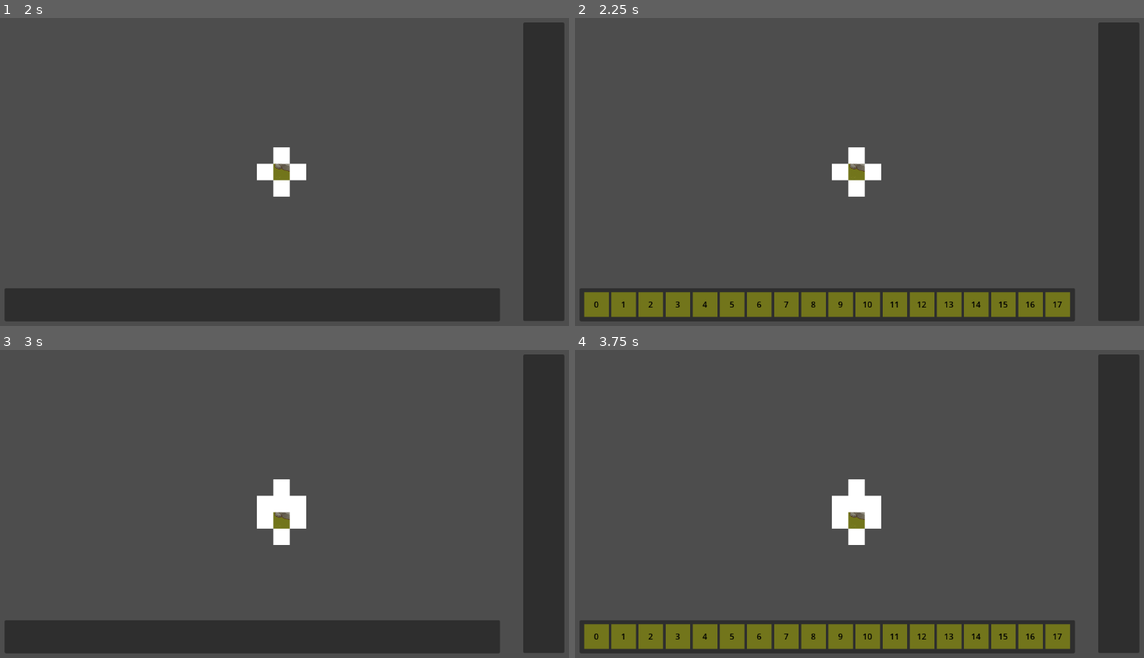
Above: before the commit, frames 1-4 (two rows, left to right).
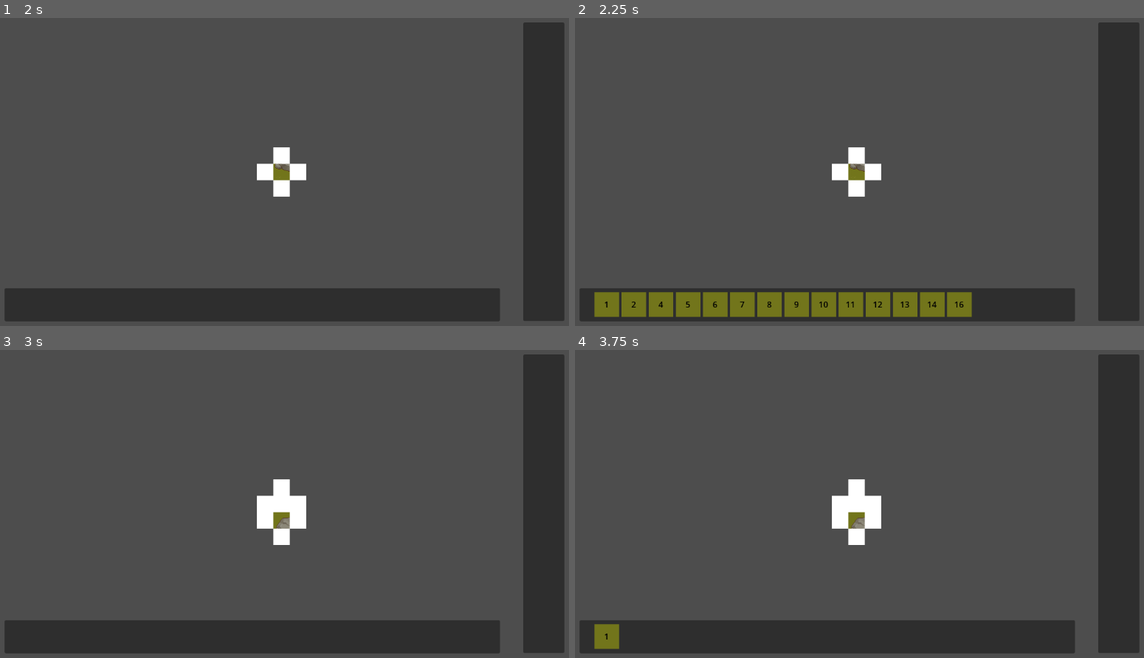
Above: after the commit, the same moments.

Repository: Sketh14/WaveFuncCollapse
Game: Godot game, scene res://Scenes/Main01.tscn
The game is run twice, just before and just after one commit, with the same random seed, the same clock (stepped at 60 frames per second) and the same inputs.
Inputs (mouse positions are in pixels of both pictures, inside the frame that each line leads up to):
- Up to frame 1 (2 s): tap Enter at 0.5 s; press the mouse at (278, 172) at 0.53 s; release the mouse at (278, 172) at 1.25 s; click (22, 304) at 1.27 s
- Up to frame 2 (2.25 s): tap Space at 2 s; move the mouse to (853, 187) at 2.02 s; click (853, 187) at 2.1 s
- Up to frame 3 (3 s): click (22, 636) at 2.77 s
- Up to frame 4 (3.75 s): tap Enter at 3.5 s; move the mouse to (853, 488) at 3.52 s; press the mouse at (853, 488) at 3.53 s

Frame 1 is identical in both runs. In frame 2, 2.7% of the frame differs, in the area x 1-88%, y 88-98%; in frame 3, 0.1%; in frame 4, 6.2%, in the area x 1-88%, y 52-98%.

Commit message:
TIle Fixes | Bug fix
- Fixing Tile Values
	(-) Fixing Adjacency lists
	(-) Fixing Socket Values
- WaveFunctionCollapse
	(-) [BUG FIX] Fixing index calculation for 1D Map array

Diff:
--- a/Prefab/Tile/Big_Rock/BR_TilePrefab1.tscn
+++ b/Prefab/Tile/Big_Rock/BR_TilePrefab1.tscn
@@ -25,12 +25,12 @@
 script = ExtResource("4_3lal4")
 posX = 46
 negX = 48
-posY = 47
-negY = 45
+posY = 45
+negY = 47
 adjPosX = Array[int]([60])
 adjNegX = Array[int]([54, 58, 62, 66, 2, 6, 10, 14, 18, 22, 26, 30, 34, 38, 42])
-adjPosY = Array[int]([49, 53, 1, 5, 9, 13, 17, 21, 25, 29, 33, 37, 41, 61])
-adjNegY = Array[int]([51])
+adjPosY = Array[int]([51])
+adjNegY = Array[int]([49, 53, 1, 5, 9, 13, 17, 21, 25, 29, 33, 37, 41, 61])
 
 [node name="Area2D" type="Area2D" parent="."]
 visible = false
--- a/Prefab/Tile/Big_Rock/BR_TilePrefab2.tscn
+++ b/Prefab/Tile/Big_Rock/BR_TilePrefab2.tscn
@@ -25,12 +25,12 @@
 script = ExtResource("4_pao6q")
 posX = 50
 negX = 52
-posY = 51
-negY = 49
+posY = 49
+negY = 51
 adjPosX = Array[int]([56])
 adjNegX = Array[int]([54, 58, 62, 66, 2, 6, 10, 14, 18, 22, 26, 30, 34, 38, 42])
-adjPosY = Array[int]([45])
-adjNegY = Array[int]([47, 59, 67, 3, 7, 11, 15, 19, 23, 27, 31, 35, 39, 43])
+adjPosY = Array[int]([47, 59, 67, 3, 7, 11, 15, 19, 23, 27, 31, 35, 39, 43])
+adjNegY = Array[int]([45])
 
 [node name="Area2D" type="Area2D" parent="."]
 visible = false
--- a/Prefab/Tile/Big_Rock/BR_TilePrefab3.tscn
+++ b/Prefab/Tile/Big_Rock/BR_TilePrefab3.tscn
@@ -25,12 +25,12 @@
 script = ExtResource("4_brokv")
 posX = 54
 negX = 56
-posY = 55
-negY = 53
+posY = 53
+negY = 55
 adjPosX = Array[int]([48, 52, 64, 68, 4, 8, 12, 16, 20, 24, 28, 32, 36, 40, 44])
 adjNegX = Array[int]([50])
-adjPosY = Array[int]([57])
-adjNegY = Array[int]([47, 59, 67, 3, 7, 11, 15, 19, 23, 27, 31, 35, 39, 43])
+adjPosY = Array[int]([47, 59, 67, 3, 7, 11, 15, 19, 23, 27, 31, 35, 39, 43])
+adjNegY = Array[int]([57])
 
 [node name="Area2D" type="Area2D" parent="."]
 visible = false
--- a/Prefab/Tile/Big_Rock/BR_TilePrefab4.tscn
+++ b/Prefab/Tile/Big_Rock/BR_TilePrefab4.tscn
@@ -25,12 +25,12 @@
 script = ExtResource("4_8tk1x")
 posX = 58
 negX = 60
-posY = 59
-negY = 57
+posY = 57
+negY = 59
 adjPosX = Array[int]([48, 52, 64, 68, 4, 8, 12, 16, 20, 24, 28, 32, 36, 40, 44])
 adjNegX = Array[int]([46])
-adjPosY = Array[int]([49, 53, 61, 1, 5, 9, 13, 17, 21, 25, 29, 33, 37, 41])
-adjNegY = Array[int]([55])
+adjPosY = Array[int]([55])
+adjNegY = Array[int]([49, 53, 61, 1, 5, 9, 13, 17, 21, 25, 29, 33, 37, 41])
 
 [node name="Area2D" type="Area2D" parent="."]
 visible = false
--- a/Prefab/Tile/Grass/Gr_TilePrefab1.tscn
+++ b/Prefab/Tile/Grass/Gr_TilePrefab1.tscn
@@ -19,8 +19,8 @@
 script = ExtResource("3_v8v4x")
 posX = 2
 negX = 4
-posY = 3
-negY = 1
+posY = 1
+negY = 3
 adjPosX = Array[int]([48, 52, 64, 68, 4, 8, 12, 16, 20, 24, 28, 32, 36, 40, 44])
 adjNegX = Array[int]([54, 58, 62, 66, 2, 6, 10, 14, 18, 22, 26, 30, 34, 38, 42])
 adjPosY = Array[int]([49, 53, 61, 1, 5, 9, 13, 17, 21, 25, 29, 33, 37, 41])
--- a/Prefab/Tile/Grass/Gr_TilePrefab2.tscn
+++ b/Prefab/Tile/Grass/Gr_TilePrefab2.tscn
@@ -19,8 +19,8 @@
 script = ExtResource("3_qcvs6")
 posX = 6
 negX = 8
-posY = 7
-negY = 5
+posY = 5
+negY = 7
 adjPosX = Array[int]([48, 52, 64, 68, 4, 8, 12, 16, 20, 24, 28, 32, 36, 40, 44])
 adjNegX = Array[int]([54, 58, 62, 66, 2, 6, 10, 14, 18, 22, 26, 30, 34, 38, 42])
 adjPosY = Array[int]([49, 53, 61, 1, 5, 9, 13, 17, 21, 25, 29, 33, 37, 41])
--- a/Prefab/Tile/Grass/Gr_TilePrefab3.tscn
+++ b/Prefab/Tile/Grass/Gr_TilePrefab3.tscn
@@ -19,8 +19,8 @@
 script = ExtResource("3_obrh8")
 posX = 10
 negX = 12
-posY = 11
-negY = 9
+posY = 9
+negY = 11
 adjPosX = Array[int]([48, 52, 64, 68, 4, 8, 12, 16, 20, 24, 28, 32, 36, 40, 44])
 adjNegX = Array[int]([54, 58, 62, 66, 2, 6, 10, 14, 18, 22, 26, 30, 34, 38, 42])
 adjPosY = Array[int]([49, 53, 61, 1, 5, 9, 13, 17, 21, 25, 29, 33, 37, 41])
--- a/Prefab/Tile/Grass/Gr_TilePrefab4.tscn
+++ b/Prefab/Tile/Grass/Gr_TilePrefab4.tscn
@@ -19,8 +19,8 @@
 script = ExtResource("3_47ah3")
 posX = 14
 negX = 16
-posY = 15
-negY = 13
+posY = 13
+negY = 15
 adjPosX = Array[int]([48, 52, 64, 68, 4, 8, 12, 16, 20, 24, 28, 32, 36, 40, 44])
 adjNegX = Array[int]([54, 58, 62, 66, 2, 6, 10, 14, 18, 22, 26, 30, 34, 38, 42])
 adjPosY = Array[int]([49, 53, 61, 1, 5, 9, 13, 17, 21, 25, 29, 33, 37, 41])
--- a/Prefab/Tile/Objects/Ob_TilePrefab1.tscn
+++ b/Prefab/Tile/Objects/Ob_TilePrefab1.tscn
@@ -25,8 +25,8 @@
 script = ExtResource("3_3v3jg")
 posX = 26
 negX = 28
-posY = 27
-negY = 25
+posY = 25
+negY = 27
 adjPosX = Array[int]([48, 52, 64, 68, 4, 8, 12, 16, 20, 24, 28, 32, 36, 40, 44])
 adjNegX = Array[int]([54, 58, 62, 66, 2, 6, 10, 14, 18, 22, 26, 30, 34, 38, 42])
 adjPosY = Array[int]([49, 53, 61, 1, 5, 9, 13, 17, 21, 25, 29, 33, 37, 41])
--- a/Prefab/Tile/Objects/Ob_TilePrefab2.tscn
+++ b/Prefab/Tile/Objects/Ob_TilePrefab2.tscn
@@ -25,8 +25,8 @@
 script = ExtResource("4_j1yl7")
 posX = 30
 negX = 32
-posY = 31
-negY = 29
+posY = 29
+negY = 31
 adjPosX = Array[int]([48, 52, 64, 68, 4, 8, 12, 16, 20, 24, 28, 32, 36, 40, 44])
 adjNegX = Array[int]([54, 58, 62, 66, 2, 6, 10, 14, 18, 22, 26, 30, 34, 38, 42])
 adjPosY = Array[int]([49, 53, 61, 1, 5, 9, 13, 17, 21, 25, 29, 33, 37, 41])
--- a/Prefab/Tile/Path/Pt_TilePrefab1.tscn
+++ b/Prefab/Tile/Path/Pt_TilePrefab1.tscn
@@ -19,8 +19,8 @@
 script = ExtResource("3_utnnk")
 posX = 22
 negX = 24
-posY = 23
-negY = 21
+posY = 21
+negY = 23
 adjPosX = Array[int]([48, 52, 64, 68, 4, 8, 12, 16, 20, 24, 28, 32, 36, 40, 44])
 adjNegX = Array[int]([54, 58, 62, 66, 2, 6, 10, 14, 18, 22, 26, 30, 34, 38, 42])
 adjPosY = Array[int]([49, 53, 61, 1, 5, 9, 13, 17, 21, 25, 29, 33, 37, 41])
--- a/Prefab/Tile/Path/Pt_TilePrefab2.tscn
+++ b/Prefab/Tile/Path/Pt_TilePrefab2.tscn
@@ -19,8 +19,8 @@
 script = ExtResource("3_uaa1h")
 posX = 18
 negX = 20
-posY = 19
-negY = 17
+posY = 17
+negY = 19
 adjPosX = Array[int]([48, 52, 64, 68, 4, 8, 12, 16, 20, 24, 28, 32, 36, 40, 44])
 adjNegX = Array[int]([54, 58, 62, 66, 2, 6, 10, 14, 18, 22, 26, 30, 34, 38, 42])
 adjPosY = Array[int]([49, 53, 61, 1, 5, 9, 13, 17, 21, 25, 29, 33, 37, 41])
--- a/Prefab/Tile/Rocks/Roc_TilePrefab1.tscn
+++ b/Prefab/Tile/Rocks/Roc_TilePrefab1.tscn
@@ -25,8 +25,8 @@
 script = ExtResource("4_ifaak")
 posX = 34
 negX = 36
-posY = 35
-negY = 33
+posY = 33
+negY = 35
 adjPosX = Array[int]([48, 52, 64, 68, 4, 8, 12, 16, 20, 24, 28, 32, 36, 40, 44])
 adjNegX = Array[int]([54, 58, 62, 66, 2, 6, 10, 14, 18, 22, 26, 30, 34, 38, 42])
 adjPosY = Array[int]([49, 53, 61, 1, 5, 9, 13, 17, 21, 25, 29, 33, 37, 41])
--- a/Prefab/Tile/Rocks/Roc_TilePrefab2.tscn
+++ b/Prefab/Tile/Rocks/Roc_TilePrefab2.tscn
@@ -35,8 +35,8 @@
 script = ExtResource("4_wb58q")
 posX = 38
 negX = 40
-posY = 39
-negY = 37
+posY = 37
+negY = 39
 adjPosX = Array[int]([48, 52, 64, 68, 4, 8, 12, 16, 20, 24, 28, 32, 36, 40, 44])
 adjNegX = Array[int]([54, 58, 62, 66, 2, 6, 10, 14, 18, 22, 26, 30, 34, 38, 42])
 adjPosY = Array[int]([49, 53, 61, 1, 5, 9, 13, 17, 21, 25, 29, 33, 37, 41])
--- a/Prefab/Tile/Rocks/Roc_TilePrefab3.tscn
+++ b/Prefab/Tile/Rocks/Roc_TilePrefab3.tscn
@@ -25,8 +25,8 @@
 script = ExtResource("4_coyxh")
 posX = 42
 negX = 44
-posY = 43
-negY = 41
+posY = 41
+negY = 43
 adjPosX = Array[int]([48, 52, 64, 68, 4, 8, 12, 16, 20, 24, 28, 32, 36, 40, 44])
 adjNegX = Array[int]([54, 58, 62, 66, 2, 6, 10, 14, 18, 22, 26, 30, 34, 38, 42])
 adjPosY = Array[int]([49, 53, 61, 1, 5, 9, 13, 17, 21, 25, 29, 33, 37, 41])
--- a/Prefab/Tile/Tomb/Tmb_TilePrefab1.tscn
+++ b/Prefab/Tile/Tomb/Tmb_TilePrefab1.tscn
@@ -25,8 +25,8 @@
 script = ExtResource("4_6kjy6")
 posX = 66
 negX = 68
-posY = 67
-negY = 65
+posY = 65
+negY = 67
 adjPosX = Array[int]([48, 52, 4, 8, 12, 16, 68, 20, 24, 28, 32, 36, 40, 44])
 adjNegX = Array[int]([54, 58, 2, 6, 10, 14, 18, 22, 26, 30, 34, 38, 42, 66])
 adjPosY = Array[int]([49, 53, 1, 5, 9, 13, 17, 21, 25, 29, 33, 37, 41])
--- a/Prefab/Tile/Tomb/Tmb_TilePrefab2.tscn
+++ b/Prefab/Tile/Tomb/Tmb_TilePrefab2.tscn
@@ -25,8 +25,8 @@
 script = ExtResource("4_ycm7p")
 posX = 62
 negX = 64
-posY = 63
-negY = 61
+posY = 61
+negY = 63
 adjPosX = Array[int]([48, 52, 4, 8, 12, 16, 64, 20, 24, 28, 32, 36, 40, 44])
 adjNegX = Array[int]([54, 58, 2, 6, 10, 14, 18, 22, 26, 30, 34, 38, 42, 62])
 adjPosY = Array[int]([65])
--- a/Scripts/Controllers/SuperTileController.gd
+++ b/Scripts/Controllers/SuperTileController.gd
@@ -20,4 +20,4 @@
 	if (event is InputEventMouseButton && event.is_action_pressed("Clicked")):
 		# tilePanelController.selectedSuperTileIndex = superTileIndex
 		tilePanelController.set_tiles_in_panel_from_list(self)
-		# print("Set Super Tile index : ", superTileIndex)
+		print("Super Tile Clicked | superTileXCoOrd : ", superTileXCoOrd, " | superTileYCoOrd : ", superTileYCoOrd)
--- a/Scripts/WaveFunctionCollapse.gd
+++ b/Scripts/WaveFunctionCollapse.gd
@@ -106,8 +106,9 @@
 
 		# if (listVal > -1):
 		# 	var socCont = tilePrefabsList[listVal].socketContainer
-		# 	debugPrint = "Removed | Index [" + str(i) + "] | PosX : " + str(socCont.posX) + " | PosY : " + str(socCont.posY) + "| NegX : " + str(socCont.negX) + "| NegY : " + str(socCont.negY)
-		# 	print(debugPrint)
+		# 	print("Removed | Index [" + str(i) + "] | PosX : " + str(socCont.posX)
+		# 			+ " | PosY : " + str(socCont.posY)
+		# 			+ "| NegX : " + str(socCont.negX) + "| NegY : " + str(socCont.negY))
 		i += 1
 
 ## Function to actually instantiate tile.
@@ -133,7 +134,7 @@
 	var position = Vector2(32 * tileCoOrdX, 32 * tileCoOrdY) # Tiles size is 64 x 64
 	superTile.position = position
 	tileHolder.add_child(superTile)
-	# print("Super Tile | XCoOrd : ", tempSuperTileController.superTileXCoOrd)
+	# print("Super Tile | XCoOrd : ", tempSuperTileController.superTileXCoOrd, " | YCoOrd : ", tempSuperTileController.superTileYCoOrd)
 	return superTile
 
 """
@@ -176,11 +177,10 @@
 	# """
 
 	# Set while loop here and keep repeating unless all the adjoining cells are collapsed
-	# while (tilesToCheckStack.size() > 0):
-	if (true):
+	while (tilesToCheckStack.size() > 0):
+	# if (true):
 		var tileToCheck = tilesToCheckStack.pop_back()
-		# debugPrint = "Got Tile to check| index : X[" + str(tileToCheck.tileCoOrdX) + "], Y[" + str(tileToCheck.tileCoOrdY) + "]"
-		# print(debugPrint)
+		# print("\nGot Tile to check| index : X[" + str(tileToCheck.tileCoOrdX) + "], Y[" + str(tileToCheck.tileCoOrdY) + "]")
 		SetTileAdjacency(currentIndex1D, tileToCheck)
 
 		#currentIndex1D error | not being set for the neighbours when it is neighbours turn
@@ -209,13 +209,13 @@
 
 	tempTileData = TransposedTileData.new()
 	tempTileData.tileCoOrdX = coOrdX
-	tempTileData.tileCoOrdY = coOrdY - 1
+	tempTileData.tileCoOrdY = coOrdY + 1
 	tempTileData.socketDir = SocketDirection.NEGATIVEY
 	tilesToCheckStack.push_back(tempTileData)
 
 	tempTileData = TransposedTileData.new()
 	tempTileData.tileCoOrdX = coOrdX
-	tempTileData.tileCoOrdY = coOrdY + 1
+	tempTileData.tileCoOrdY = coOrdY - 1
 	tempTileData.socketDir = SocketDirection.POSITIVEY
 	tilesToCheckStack.push_back(tempTileData)
 
@@ -244,21 +244,27 @@
 				adjList = tilePrefabsList[currentTilePrefabIndex].socketContainer.adjPosY
 			SocketDirection.NEGATIVEY:
 				adjList = tilePrefabsList[currentTilePrefabIndex].socketContainer.adjNegY
+		# print("Adjacency List : ", adjList);
 		# =========================================>		Getting Adjacent List		<======================================
+
 
 		# tilesAvailable should be sorted (in ascending order)
 		# Below is to check which tile from the Prefab List can be added above the current tile
 		# Should be a better way than this to do the below | Can run a binary search to find the index faster
-		var currentIndex1D = tileToCheck.tileCoOrdX + (tileToCheck.tileCoOrdY * gridDimension.y)
+		#TODO: IMPORTANT | Always check how 1D array index is calculated
+		# var currentIndex1D = tileToCheck.tileCoOrdX + (tileToCheck.tileCoOrdY * gridDimension.y)		#TODO: WRONG
+		var currentIndex1D = (gridDimension.y * tileToCheck.tileCoOrdX) + tileToCheck.tileCoOrdY
 		var totalCount = tileMap[currentIndex1D].tilesAvailable.size()
+		# print("Tile To Check | CoOrdX : " + str(tileToCheck.tileCoOrdX) + " | CoOrdY : " + str(tileToCheck.tileCoOrdY))
+
 		for tileVal in tileMap[currentIndex1D].tilesAvailable:
 
 			# Skip if the tile at this index is not available
 			if (tileVal < 0): # Tile previously has been set to 0
 				totalCount -= 1
 
-				debugPrint = "tileVal is 0 | Reducing Total Count | totalCount[" + str(totalCount) + "]\n\n"
-				print(debugPrint);
+				# debugPrint = "tileVal is 0 | Reducing Total Count | totalCount[" + str(totalCount) + "]\n\n"
+				# print(debugPrint);
 				continue
 
 			# Get the socket data for the tile which is to be compared
@@ -274,16 +280,15 @@
 					tempCompSocketVal = tilesCache[tileVal].PosY
 			foundTile = false
 
-			# debugPrint = "=====================> Checking | tileVal : " + str(tileVal) + "  | socketVal : " + str(tempCompSocketVal) + " <=====================\n\n"
-			# print(debugPrint)
+			# print("=====================> Checking | tileVal : " + str(tileVal) + "  | socketVal : "
+			# 		+ str(tempCompSocketVal) + " <=====================\n\n")
 
 			# debugPrint = ""
-			# var socketIndex = 0			#THis is for debugging only
+			# var socketIndex = 0 # THis is for debugging only
 			for socketVal in adjList:
 				if (socketVal == tempCompSocketVal):
 					#Found Compatible Socket
-					# debugPrint = "Found Socket | Socket [" + str(tileAvailableIndexToCheck) + "] : [" + str(tempCompSocketVal) + "]"
-					# print(debugPrint);
+					# print("Found Socket | Socket [" + str(tilesAvailableIndexToCheck) + "] : [" + str(tempCompSocketVal) + "]")
 					foundTile = true
 
 					#Cell fully collapsed
@@ -304,8 +309,8 @@
 			if (!foundTile):
 				totalCount -= 1
 				tileMap[currentIndex1D].tilesAvailable[tilesAvailableIndexToCheck] = -1
-				# debugPrint = "Removing Tile | Socket [" + str(tileIndexX) + "] : [" + str(tileVal) + "] | tileValueRemoved : " + str(tileMap[currentIndex1D].tilesAvailable[tileIndexX])
-				# print(debugPrint);
+				# print("Removing Tile | Socket [" + str(tilesAvailableIndexToCheck) + "] : [" + str(tileVal) + "] | tileValueRemoved : "
+				# 		+ str(tileMap[currentIndex1D].tilesAvailable[tilesAvailableIndexToCheck]));
 			tilesAvailableIndexToCheck += 1
 		return 0
 	else:
Not shown, changed: Logs.txt
